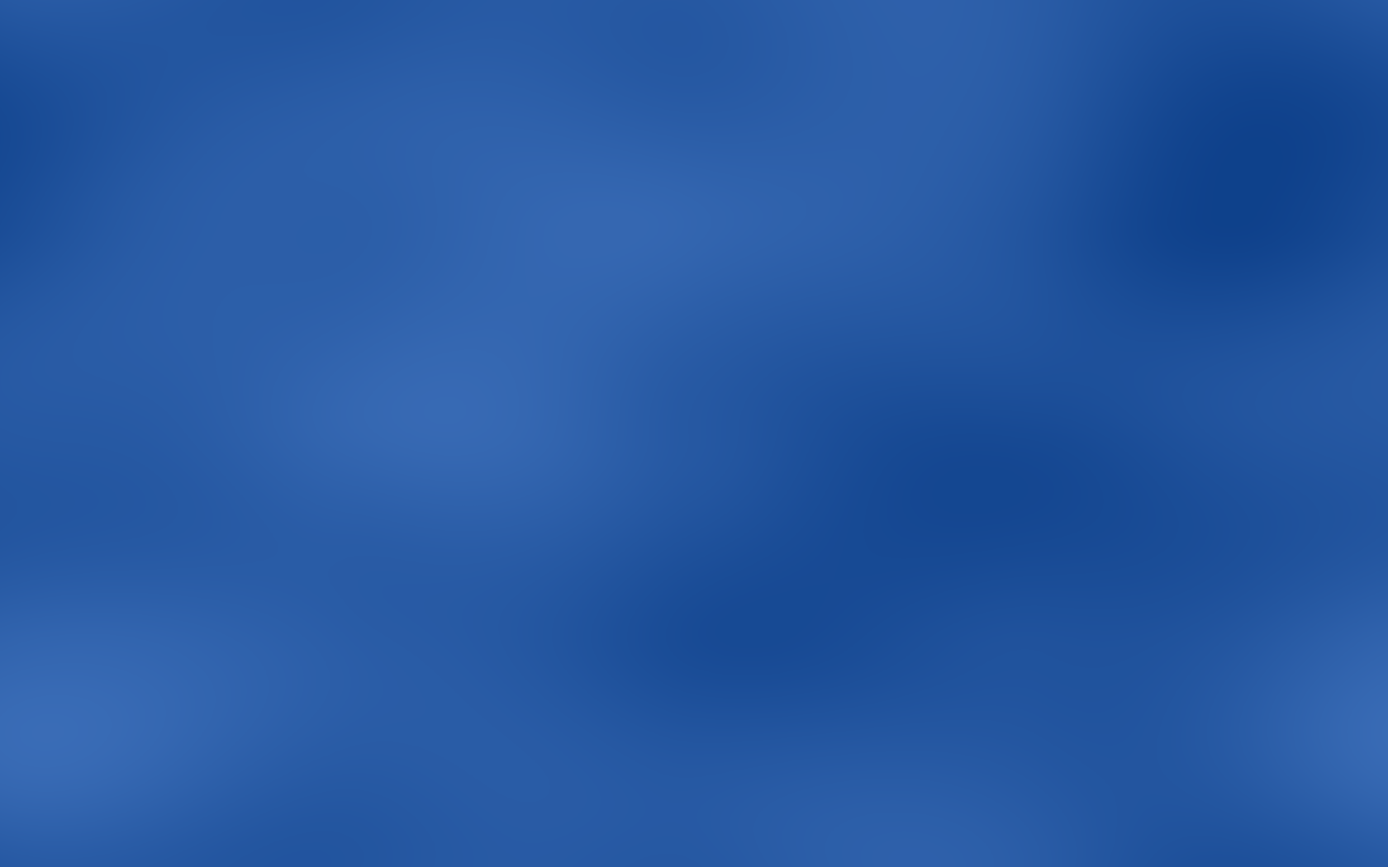
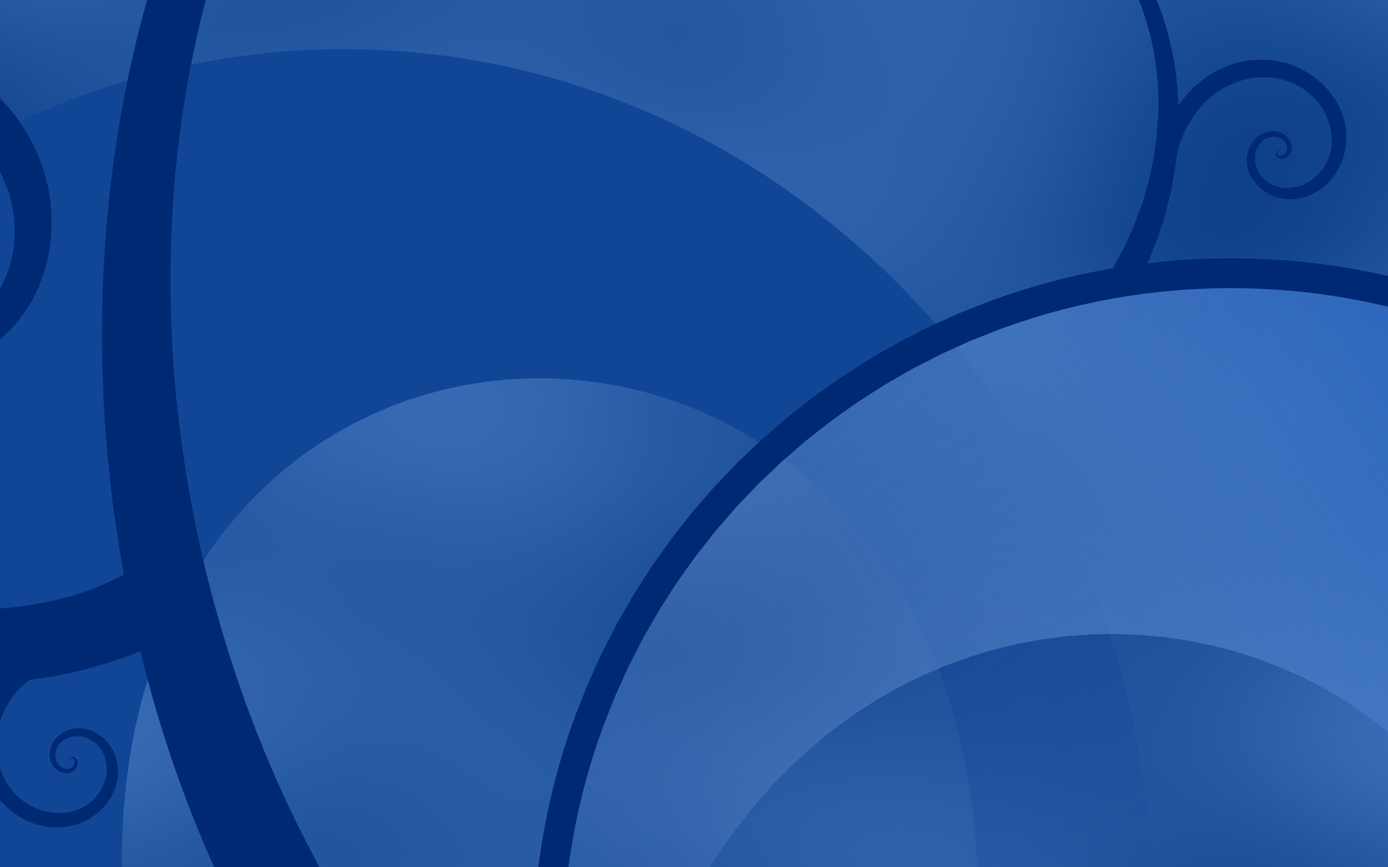
Layered file, before and after one edit (1388x867). Changes by layer:
added layer "1680x1050.png" above "Texture" over bbox(0, 0, 1388, 867)
